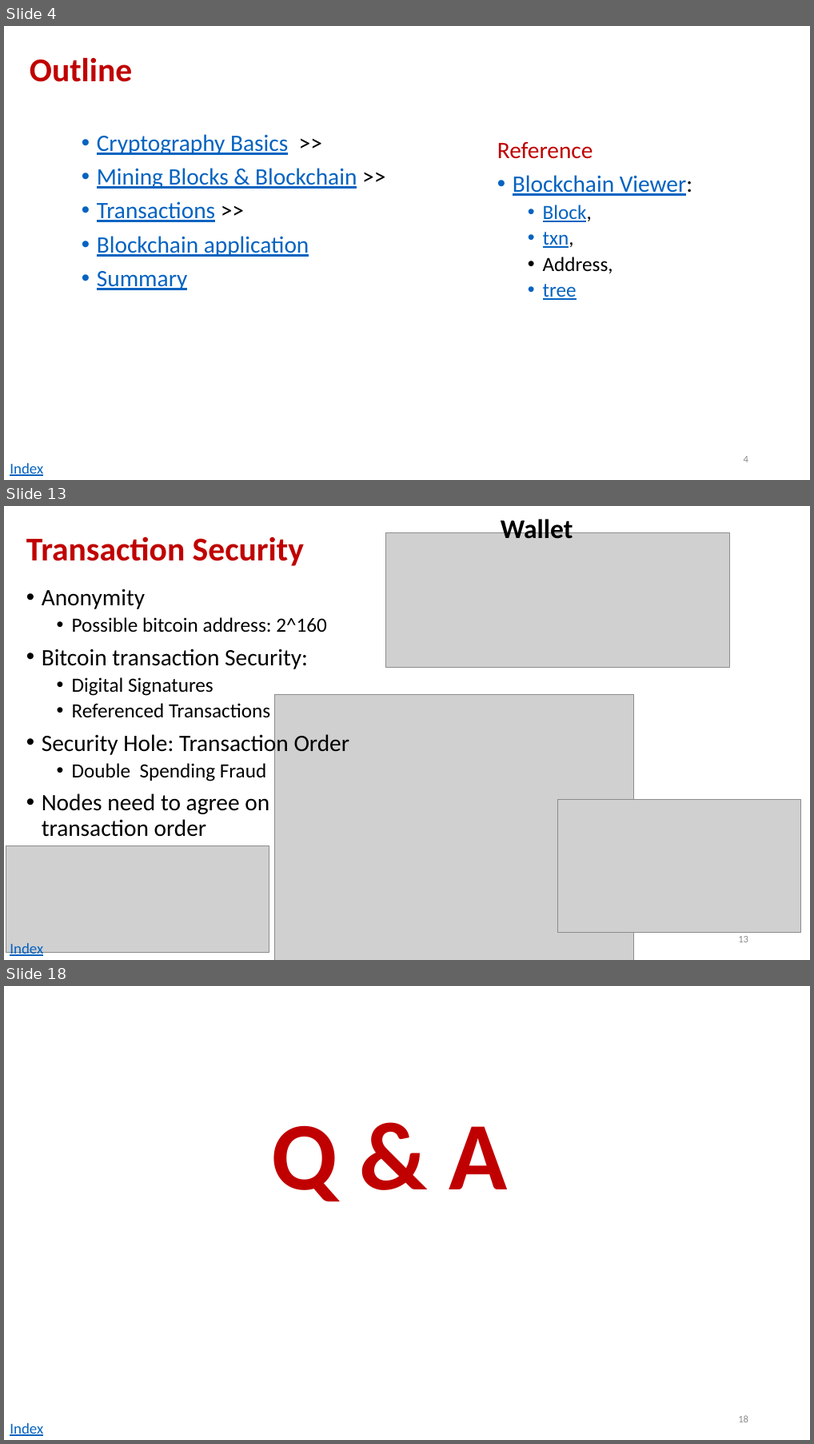
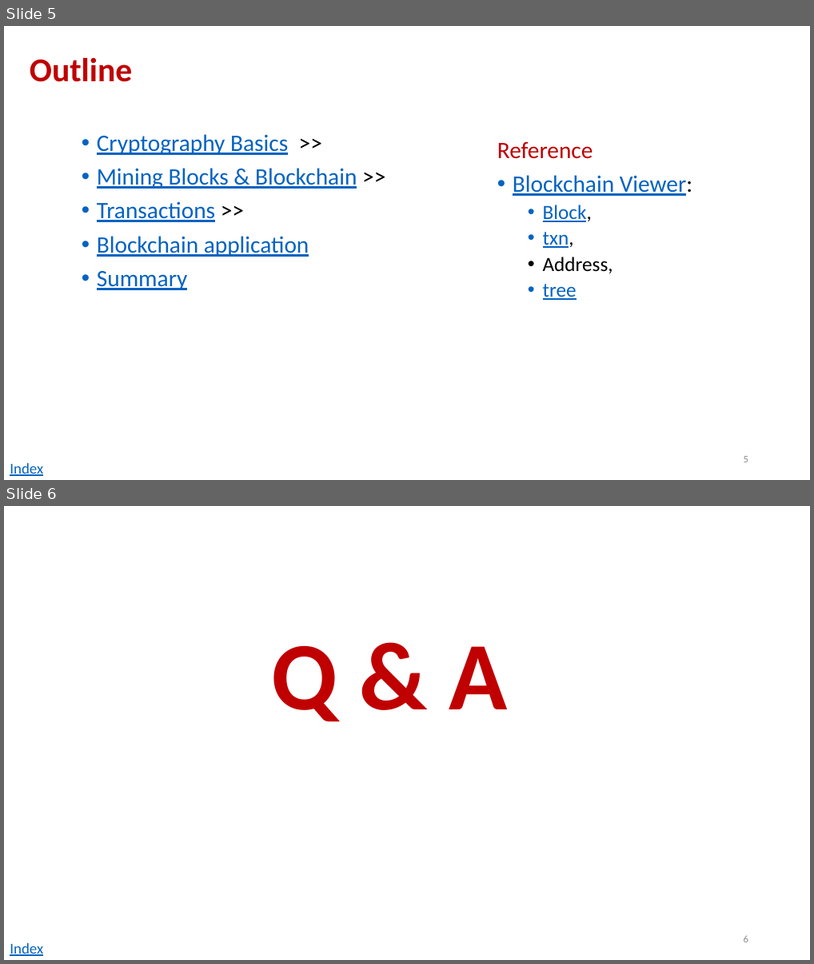
Before and after one commit to andyplusplus/blockchain, a slide deck: how_bitcoin_works/home.pptx. Shown one above the other, each under a label of ours: slides 4, 13 and 18 before the commit, slides 5 and 6 after it; the slides between them are not shown. The pictures are 814x1444 and 814x964 pixels, drawn with LibreOffice and Linux fonts; fonts in the diff are those of the drawing; grey boxes stand for pictures. Boxes give left, top, right and bottom in pixels: in the first picture for what was removed or moved away, otherwise in the second. Text is boxed around its words. In the diff, an @@ line names an element or a change of style, - is before the commit and + after.

```diff
--- a/how_bitcoin_works/home.pptx
+++ b/how_bitcoin_works/home.pptx
@@ slide 13 removed at (4, 506, 810, 960), background #FFFFFF @@
@@ text removed at (501, 516, 574, 539) @@
-Wallet
@@ title removed at (26, 536, 304, 566) @@
-Transaction Security
@@ picture removed at (386, 533, 730, 667) @@
@@ text removed at (42, 588, 350, 836) @@
-• Anonymity
-  • Possible bitcoin address: 2^160
-• Bitcoin transaction Security:
-  • Digital Signatures
-  • Referenced Transactions
-• Security Hole: Transaction Order
-  • Double Spending Fraud
-• Nodes need to agree on transaction order
@@ picture removed at (275, 694, 634, 960) @@
@@ picture removed at (558, 800, 802, 932) @@
@@ picture removed at (6, 846, 270, 952) @@
@@ page number removed at (738, 936, 749, 942) @@
-13
@@ text removed at (10, 943, 43, 957) @@
-Index
@@ what was slide 4 is now slide 5 @@
@@ page number at (744, 456, 749, 462): text changed @@
-4
+5
@@ what was slide 18 is now slide 6 @@
@@ page number at (744, 935, 749, 942): text changed @@
-18
+6
```
Also in this commit, not shown: 1 slide added, 12 other slides removed, 1 other file.
